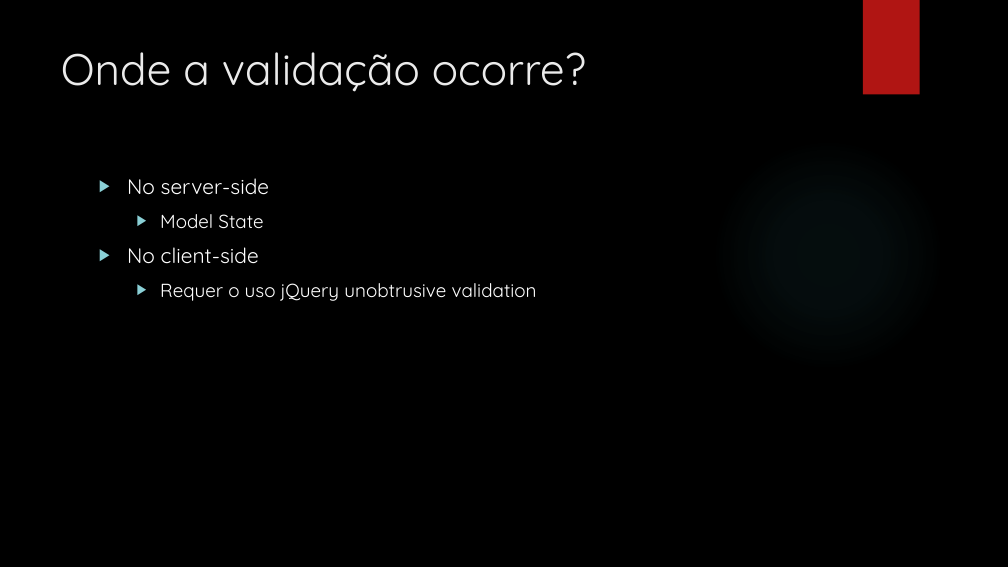
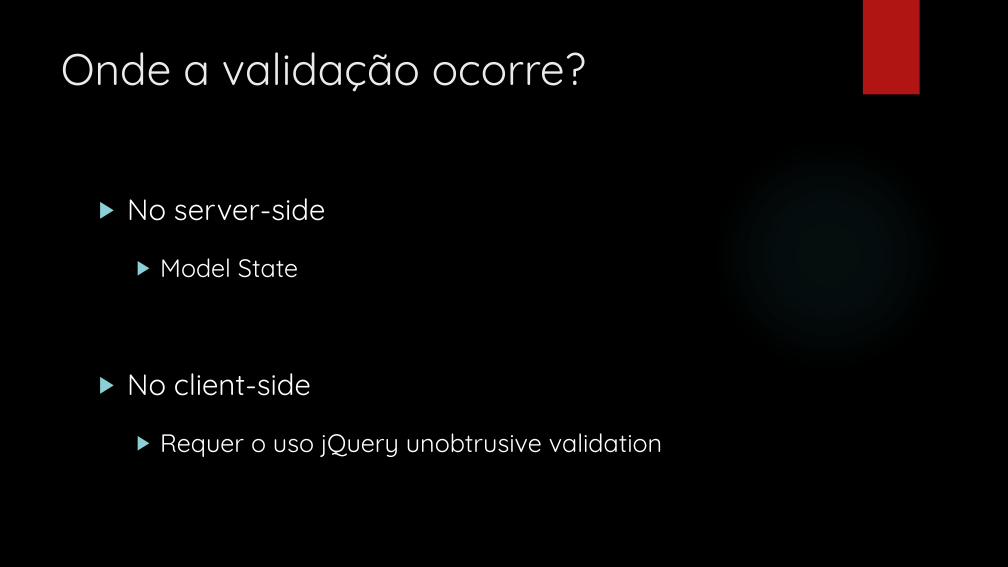
Before and after one commit to leolana/AspnetMvcLab, a slide deck: slide 21 of Presentation/AspNetMvc.pptx (slide 20 before the commit). Drawn at 1008x567 pixels with LibreOffice and Linux fonts; fonts in the diff are those of the drawing; background and template pictures are left out. Boxes give left, top, right and bottom in pixels: in the first picture for what was removed or moved away, otherwise in the second. Text is boxed around its words. In the diff, an @@ line names an element or a change of style, - is before the commit and + after.

```diff
--- a/Presentation/AspNetMvc.pptx
+++ b/Presentation/AspNetMvc.pptx
@@ text "No server-side" at <box>127,198,662,457</box>: size 20 to 28 pt in "No server-side", "No client-side"; size 18 to 24 pt in "Model State", "Requer o uso jQuery unobtrusive validation"; line spacing 1 to 1.5 @@
```
Also in this commit, not shown: 15 other slides changed, 1 slide added, 1 slide removed.
